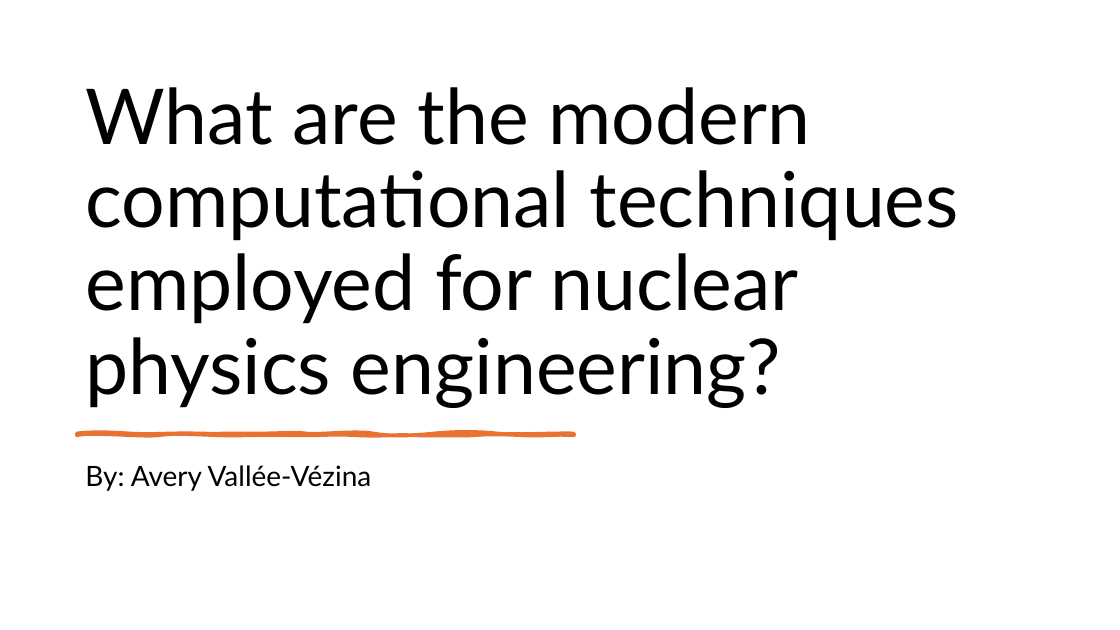
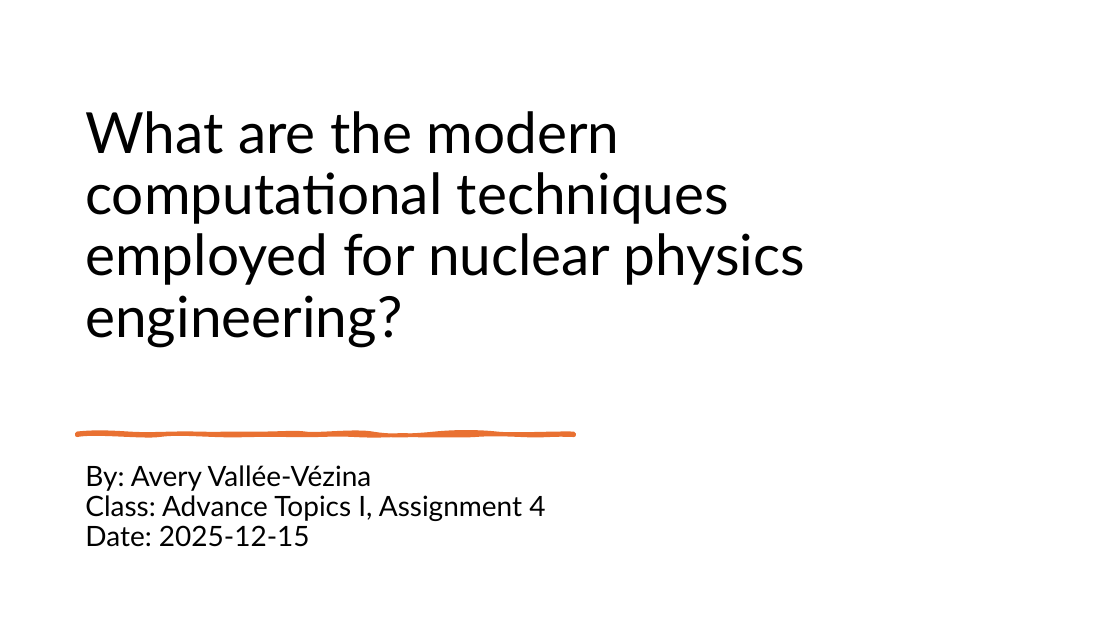
Before and after one commit to AveryStainles/G40A04, a slide deck: slide 1 of avalleevezina_G40_A04_Presentation_Draft.pptx. Drawn at 1120x630 pixels with LibreOffice and Linux fonts; fonts in the diff are those of the drawing. Boxes give left, top, right and bottom in pixels: in the first picture for what was removed or moved away, otherwise in the second. Text is boxed around its words. In the diff, an @@ line names an element or a change of style, - is before the commit and + after.

```diff
--- a/avalleevezina_G40_A04_Presentation_Draft.pptx
+++ b/avalleevezina_G40_A04_Presentation_Draft.pptx
@@ title "What are the modern computational ..." moved from (x1=85, y1=87, x2=959, y2=407) to (x1=85, y1=111, x2=805, y2=347) @@
@@ title "What are the modern computational ..." at (x1=85, y1=111, x2=805, y2=347): size 66 to 48.6 pt @@
@@ subtitle at (x1=85, y1=465, x2=545, y2=547): text changed @@
-By: Avery Vallée-Vézina
+By: Avery Vallée-Vézina
+Class: Advance Topics I, Assignment 4
+Date: 2025-12-15
```
Also in this commit, not shown: 3 other slides changed, 3 slides added, 5 other files.
